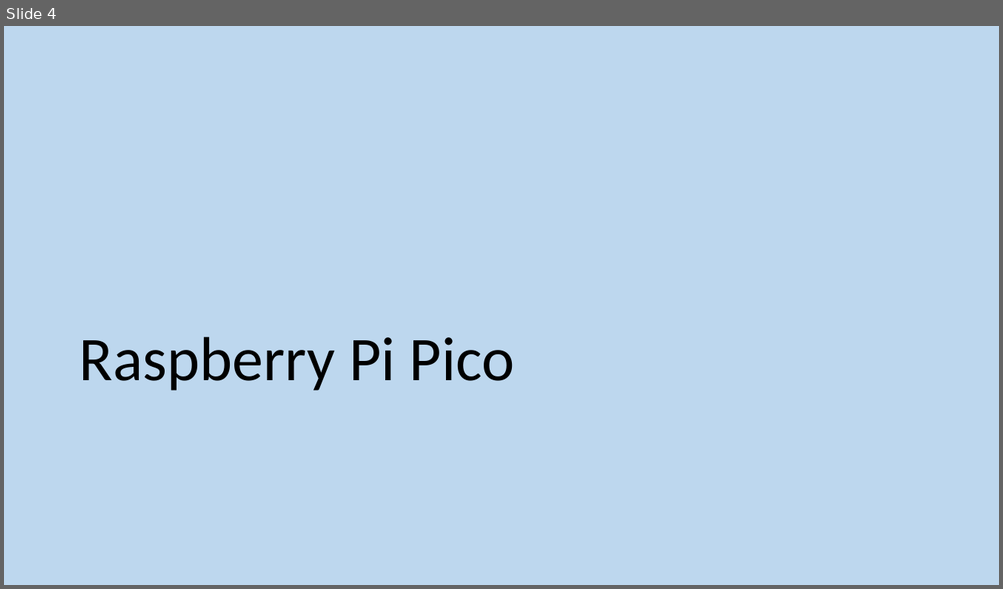
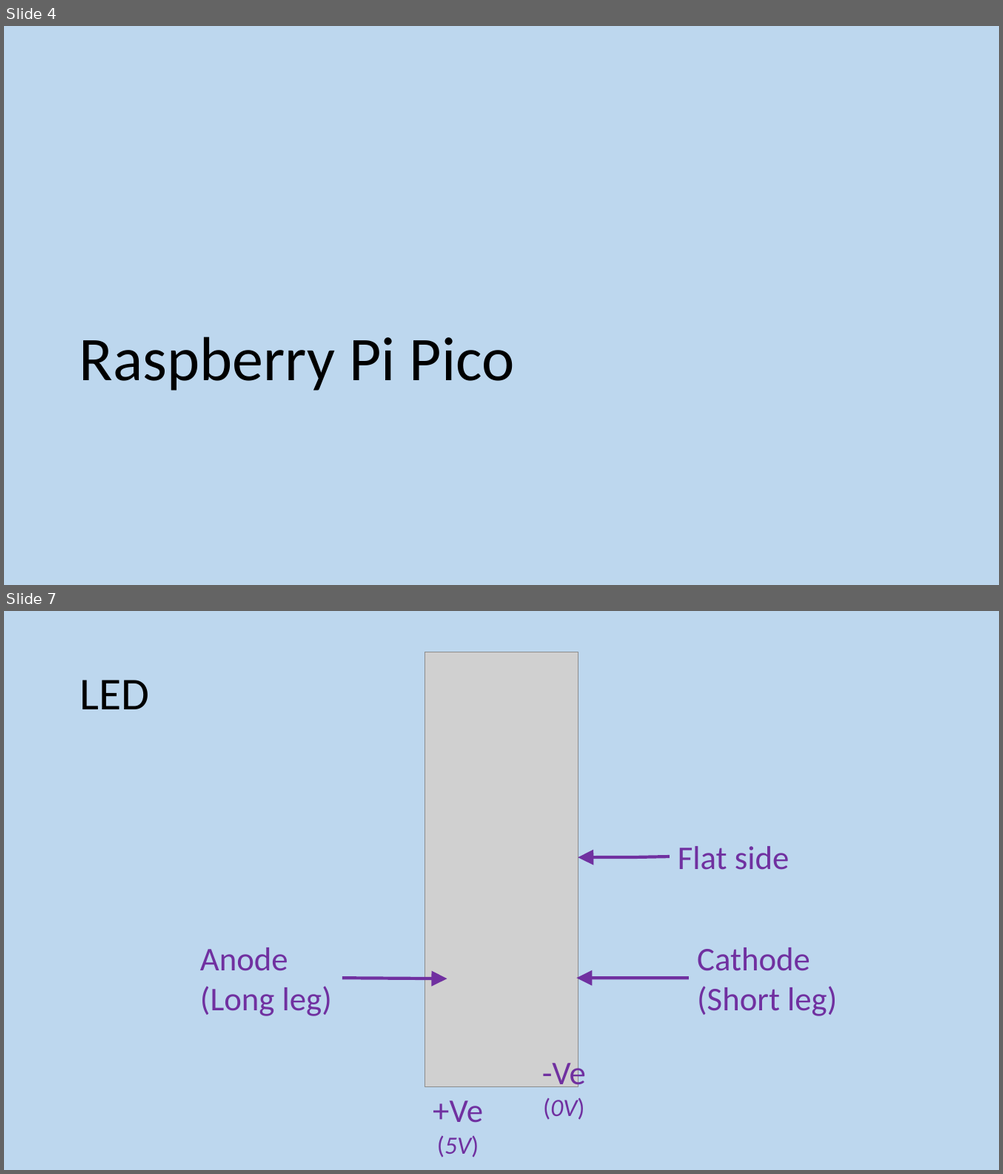
Before and after one commit to MrFriendCS/MrFriendCS.github.io, a slide deck: physical/Physical Slides.pptx. Shown one above the other, each under a label of ours: slide 4 before the commit, slides 4 and 7 after it; the slides between them are not shown. The pictures are 1003x589 and 1003x1174 pixels, drawn with LibreOffice and Linux fonts; fonts in the diff are those of the drawing; grey boxes stand for pictures. Boxes give left, top, right and bottom in pixels: in the first picture for what was removed or moved away, otherwise in the second. Text is boxed around its words. In the diff, an @@ line names an element or a change of style, - is before the commit and + after.

```diff
--- a/physical/Physical Slides.pptx
+++ b/physical/Physical Slides.pptx
@@ slide 7 added at box(4, 611, 999, 1170), background #BDD7EE @@
@@ picture added at box(425, 652, 578, 1088) @@
@@ title added at box(79, 680, 149, 709), 44 pt, text #000000 @@
+LED
@@ callout added at box(670, 832, 798, 880), outline #7030A0 3 pt, 32 pt, text #7030A0 @@
+Flat side
@@ callout added at box(193, 934, 341, 1022), outline #7030A0 3 pt, 32 pt, text #7030A0 @@
+Anode
+(Long leg)
@@ callout added at box(690, 934, 846, 1022), outline #7030A0 3 pt, 32 pt, text #7030A0 @@
+Cathode
+(Short leg)
@@ text added at box(542, 1057, 586, 1120), 24 pt, text #7030A0 @@
+-Ve
+(0V)
@@ text added at box(432, 1101, 483, 1158), 24 pt, text #7030A0 @@
++Ve
+(5V)
```
Also in this commit, not shown: 2 slides changed, 2 other slides added, 7 other files.
